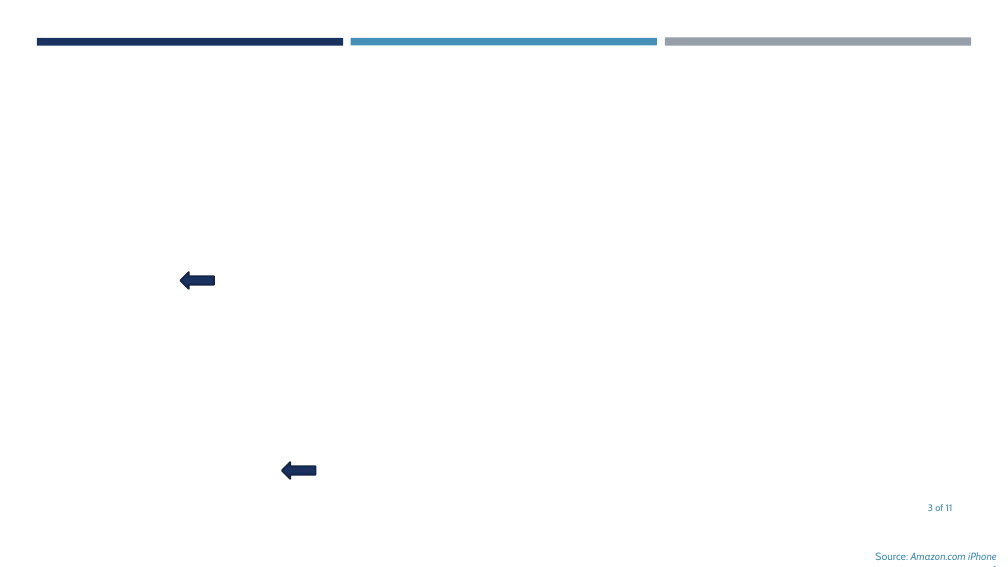
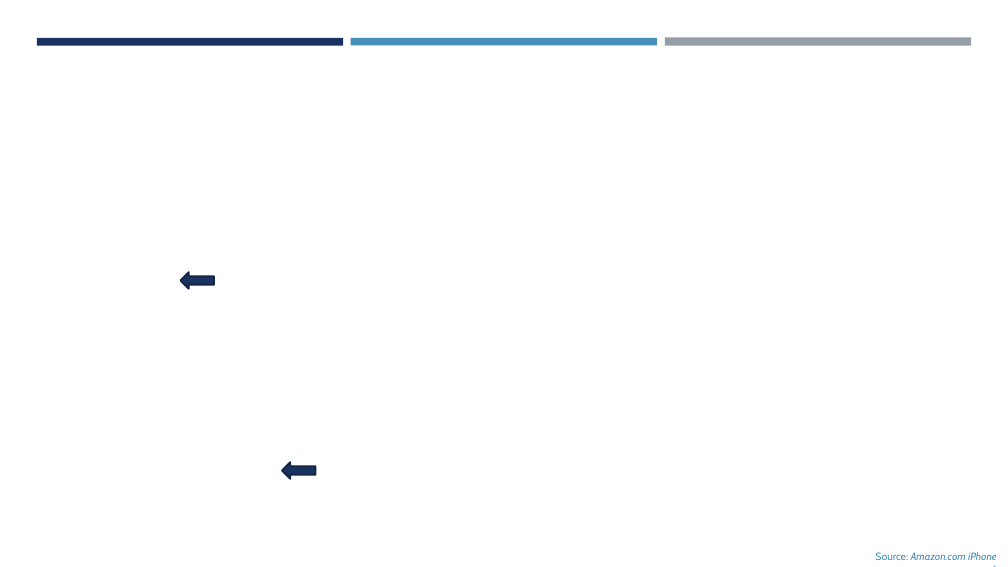
Before and after one commit to DDuarte/Manchester, a slide deck: slide 3 of docs/final_presentation.pptx. Drawn at 1008x567 pixels with LibreOffice and Linux fonts; fonts in the diff are those of the drawing; background and template pictures are left out. Boxes give left, top, right and bottom in pixels: in the first picture for what was removed or moved away, otherwise in the second. Text is boxed around its words. In the diff, an @@ line names an element or a change of style, - is before the commit and + after.

Commit message:
Docs: final presentation update

```diff
--- a/docs/final_presentation.pptx
+++ b/docs/final_presentation.pptx
@@ page number removed at (928,504,953,511) @@
-3 of 11
```
Also in this commit, not shown: 1 other file.
